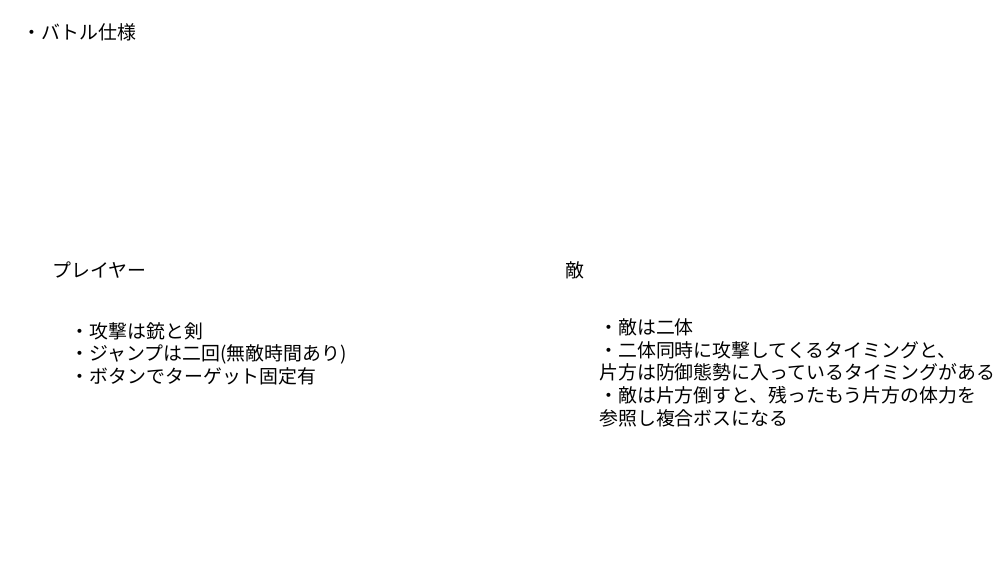
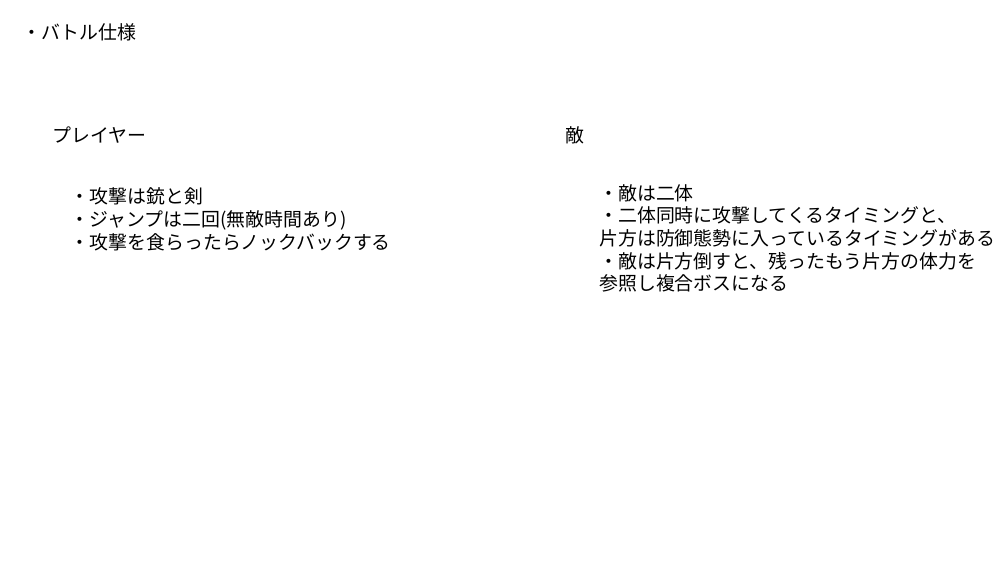
Before and after one commit to kakisawa/ProductionWork, a slide deck: slide 6 of 3DGame_2/川﨑MayCry!_仕様書.pptx. Drawn at 1008x567 pixels with LibreOffice and Linux fonts; fonts in the diff are those of the drawing. Boxes give left, top, right and bottom in pixels: in the first picture for what was removed or moved away, otherwise in the second. Text is boxed around its words. In the diff, an @@ line names an element or a change of style, - is before the commit and + after.

```diff
--- a/3DGame_2/川﨑MayCry!_仕様書.pptx
+++ b/3DGame_2/川﨑MayCry!_仕様書.pptx
@@ 3 texts: place and size @@
-3 texts at (53,261,995,427)
+3 texts at (53,126,995,292)
@@ text "・攻撃は銃と剣": place and size @@
-text "・攻撃は銃と剣" at (71,322,347,385)
+text "・攻撃は銃と剣" at (71,187,391,251)
@@ text at (71,229,391,251): text changed @@
-・ボタンでターゲット固定有
+・攻撃を食らったらノックバックする
```
Also in this commit, not shown: 5 other slides changed, 4 slides added, 1 slide removed, 27 other files.
